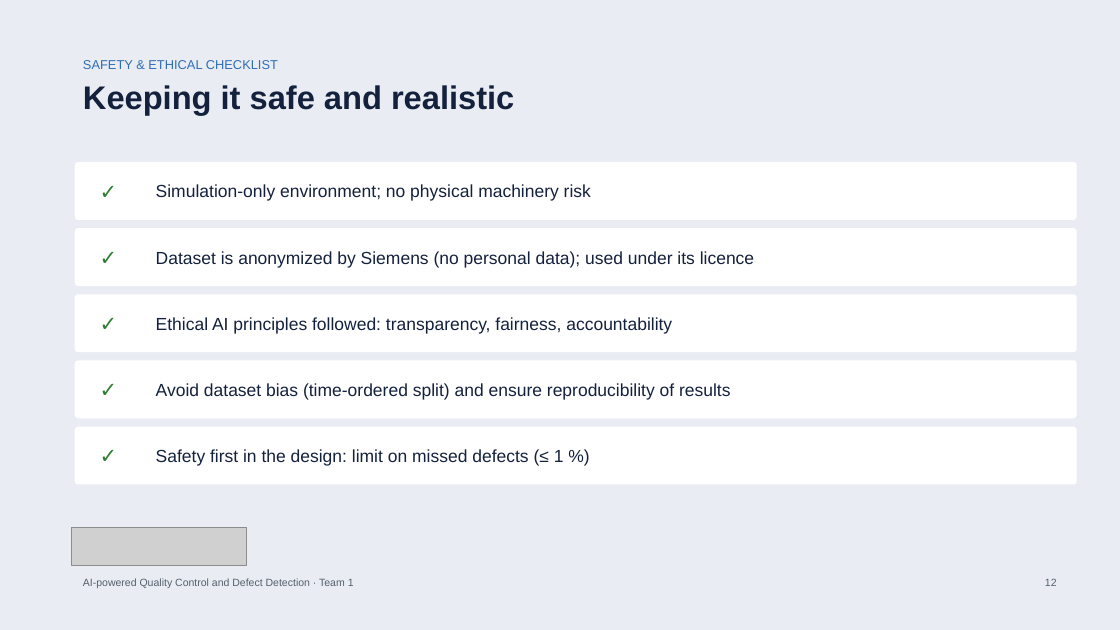
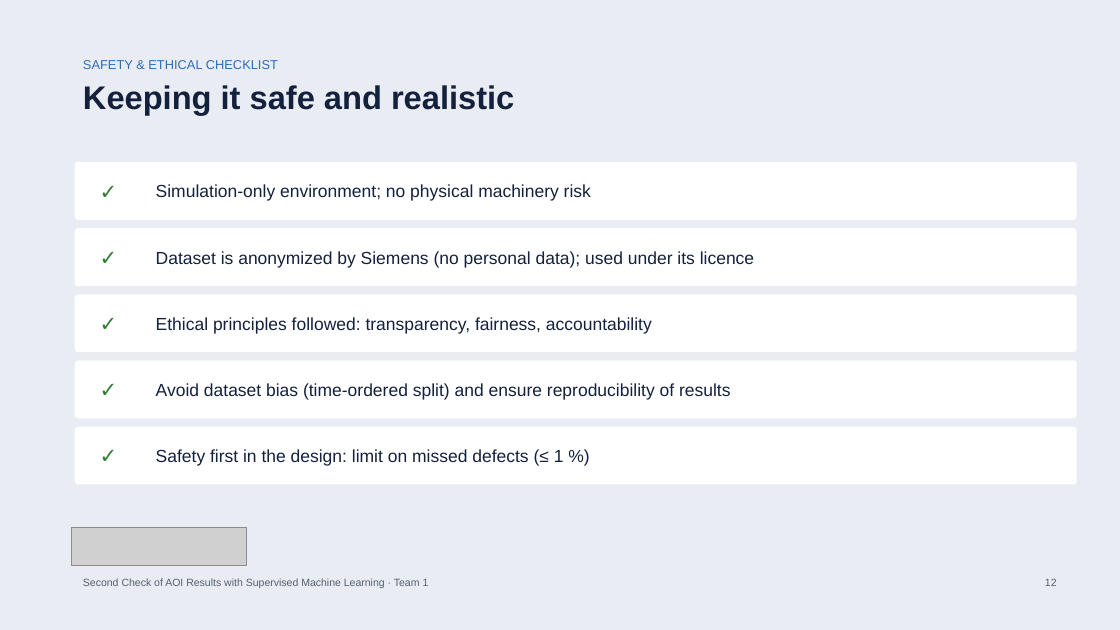
Before and after one commit to bodhi584/aoi-decision-gate, a slide deck: slide 12 of docs/slides_revised_topic.pptx. Drawn at 1120x630 pixels with LibreOffice and Linux fonts; fonts in the diff are those of the drawing; grey boxes stand for pictures. Boxes give left, top, right and bottom in pixels: in the first picture for what was removed or moved away, otherwise in the second. Text is boxed around its words. In the diff, an @@ line names an element or a change of style, - is before the commit and + after.

Commit message:
Title: Second Check of AOI Results with Supervised Machine Learning

```diff
--- a/docs/slides_revised_topic.pptx
+++ b/docs/slides_revised_topic.pptx
@@ text at <box>156,317,652,334</box>: text changed @@
-Ethical AI principles followed: transparency, fairness, accountability
+Ethical principles followed: transparency, fairness, accountability
@@ text at <box>83,578,429,588</box>: text changed @@
-AI-powered Quality Control and Defect Detection · Team 1
+Second Check of AOI Results with Supervised Machine Learning · Team 1
```
Also in this commit, not shown: 14 other slides changed, 5 other files.
